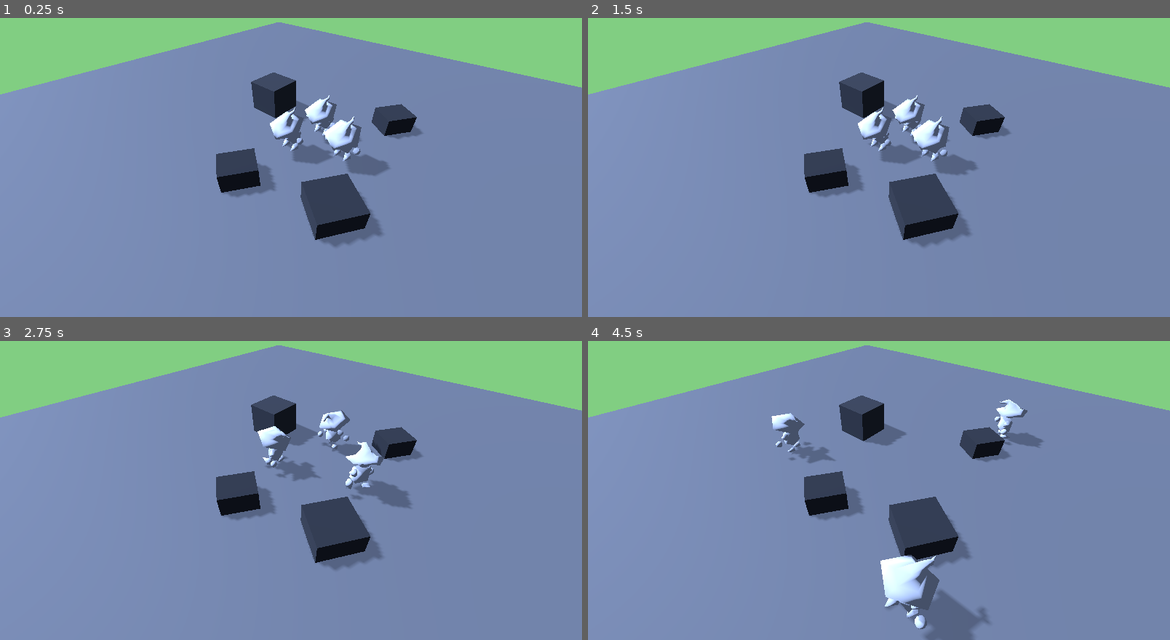
Above: before the commit, frames 1-4 (two rows, left to right).
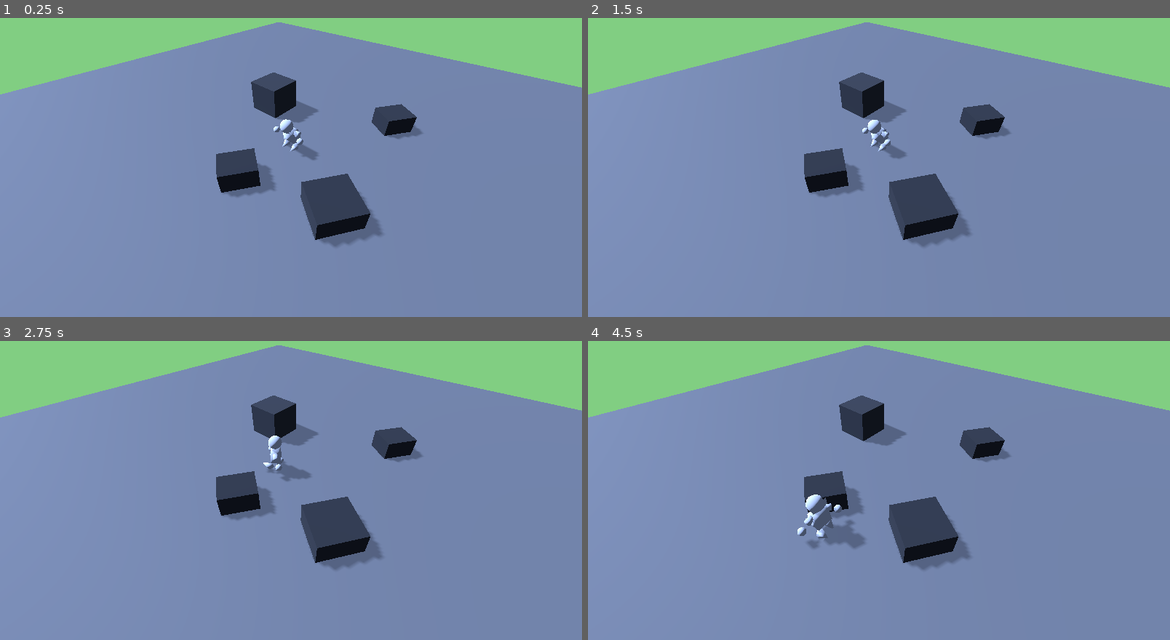
Above: after the commit, the same moments.

Repository: Momonyaro/den-of-adventurers
Game: Godot game, scene res://Scenes/Testing.tscn
Same seed, same stepped clock (60 frames per second), same inputs: the game is played once before the commit and once after it.
Inputs (mouse positions are in pixels of both pictures, inside the frame that each line leads up to):
- Up to frame 1 (0.25 s): no input
- Up to frame 2 (1.5 s): move the mouse to (1007, 137) at 0.52 s; click (1007, 137) at 0.67 s; move the mouse to (762, 170) at 1.27 s; click (762, 170) at 1.42 s
- Up to frame 3 (2.75 s): move the mouse to (349, 403) at 2.02 s; click (349, 403) at 2.17 s
- Up to frame 4 (4.5 s): move the mouse to (849, 541) at 2.77 s; click (849, 541) at 2.92 s; move the mouse to (1053, 526) at 3.52 s; click (1053, 526) at 3.67 s; move the mouse to (704, 427) at 4.27 s; click (704, 427) at 4.42 s

The runs differ from the first frame. In frame 1, 1.9% of the frame differs, in the area x 46-67%, y 25-53%; in frame 2, 1.9%; in frame 3, 2.1%; in frame 4, 4.8%, in the area x 31-79%, y 19-100%.

Commit message:
mapping agents to adventurers

Diff:
--- /dev/null
+++ b/Prefabs/agent.tscn
@@ -0,0 +1,29 @@
+[gd_scene load_steps=4 format=3 uid="uid://bthpxev4cvx8j"]
+
+[ext_resource type="Script" path="res://Scripts/Test/AgentTest.gd" id="1_bjw7s"]
+[ext_resource type="PackedScene" uid="uid://78qqxoqecl1p" path="res://Models/little_guy.glb" id="2_63leg"]
+
+[sub_resource type="CapsuleShape3D" id="CapsuleShape3D_ki8gd"]
+radius = 0.430438
+height = 0.972774
+
+[node name="Agent" type="CharacterBody3D"]
+collision_layer = 64
+script = ExtResource("1_bjw7s")
+
+[node name="CollisionShape3D" type="CollisionShape3D" parent="."]
+transform = Transform3D(1, 0, 0, 0, 1, 0, 0, 0, 1, 0, 0.528857, 0)
+shape = SubResource("CapsuleShape3D_ki8gd")
+
+[node name="little_guy" parent="." instance=ExtResource("2_63leg")]
+
+[node name="NavigationAgent3D" type="NavigationAgent3D" parent="."]
+
+[node name="CHAR_NAME" type="Label3D" parent="."]
+transform = Transform3D(1, 0, 0, 0, 1, 0, 0, 0, 1, 0, 1.30588, 0)
+billboard = 1
+text = "NAME"
+
+[connection signal="input_event" from="." to="." method="_on_input_event"]
+[connection signal="mouse_entered" from="." to="." method="_on_mouse_entered"]
+[connection signal="mouse_exited" from="." to="." method="_on_mouse_exited"]
--- a/Scenes/Testing.tscn
+++ b/Scenes/Testing.tscn
@@ -1,10 +1,9 @@
-[gd_scene load_steps=13 format=3 uid="uid://f64ofd2jr8sn"]
+[gd_scene load_steps=11 format=3 uid="uid://f64ofd2jr8sn"]
 
 [ext_resource type="Script" path="res://Scripts/Data/DataContainer.gd" id="1_8246l"]
 [ext_resource type="Script" path="res://Scripts/Data/TimerContainer.gd" id="2_dls8v"]
 [ext_resource type="Script" path="res://Scripts/Managers/AdventurerManager.gd" id="3_q8kab"]
-[ext_resource type="Script" path="res://Scripts/Test/AgentTest.gd" id="4_bbaja"]
-[ext_resource type="PackedScene" uid="uid://78qqxoqecl1p" path="res://Models/little_guy.glb" id="4_mij7i"]
+[ext_resource type="Script" path="res://Scripts/Managers/AgentManager.gd" id="4_uo78h"]
 
 [sub_resource type="Environment" id="Environment_wun1a"]
 background_mode = 1
@@ -13,10 +12,6 @@
 ambient_light_color = Color(0.290196, 0.337255, 0.439216, 1)
 ambient_light_energy = 0.86
 tonemap_white = 1.74
-
-[sub_resource type="CapsuleShape3D" id="CapsuleShape3D_ki8gd"]
-radius = 0.430438
-height = 0.972774
 
 [sub_resource type="NavigationMesh" id="NavigationMesh_av4e2"]
 vertices = PackedVector3Array(-1.25, 0.0199981, -2.5, 0.25, 0.0199981, -2.75, 0.5, 0.0199981, -3.5, -2.75, 0.0199981, - …(1763 unchanged characters)…
@@ -46,6 +41,10 @@
 unique_name_in_owner = true
 script = ExtResource("3_q8kab")
 
+[node name="Agents" type="Node" parent="."]
+unique_name_in_owner = true
+script = ExtResource("4_uo78h")
+
 [node name="Camera3D" type="Camera3D" parent="."]
 transform = Transform3D(0.752082, -0.437961, 0.492507, 1.49012e-08, 0.747276, 0.664513, -0.65907, -0.499768, 0.562013, 3.18393, 4.02101, 3.68818)
 environment = SubResource("Environment_wun1a")
@@ -62,47 +61,6 @@
 shadow_transmittance_bias = -9.72
 shadow_opacity = 0.6
 shadow_blur = 2.15
-
-[node name="Agent" type="CharacterBody3D" parent="."]
-collision_layer = 64
-script = ExtResource("4_bbaja")
-move_speed = 2.0
-
-[node name="CollisionShape3D" type="CollisionShape3D" parent="Agent"]
-transform = Transform3D(1, 0, 0, 0, 1, 0, 0, 0, 1, 0, 0.528857, 0)
-shape = SubResource("CapsuleShape3D_ki8gd")
-
-[node name="little_guy" parent="Agent" instance=ExtResource("4_mij7i")]
-
-[node name="NavigationAgent3D" type="NavigationAgent3D" parent="Agent"]
-
-[node name="Agent2" type="CharacterBody3D" parent="."]
-transform = Transform3D(1, 0, 0, 0, 1, 0, 0, 0, 1, 1.25196, 0, -0.585099)
-collision_layer = 64
-script = ExtResource("4_bbaja")
-move_speed = 2.0
-
-[node name="CollisionShape3D" type="CollisionShape3D" parent="Agent2"]
-transform = Transform3D(1, 0, 0, 0, 1, 0, 0, 0, 1, 0, 0.528857, 0)
-shape = SubResource("CapsuleShape3D_ki8gd")
-
-[node name="little_guy" parent="Agent2" instance=ExtResource("4_mij7i")]
-
-[node name="NavigationAgent3D" type="NavigationAgent3D" parent="Agent2"]
-
-[node name="Agent3" type="CharacterBody3D" parent="."]
-transform = Transform3D(1, 0, 0, 0, 1, 0, 0, 0, 1, 0.241555, -0.0108199, -1.10955)
-collision_layer = 64
-script = ExtResource("4_bbaja")
-move_speed = 2.0
-
-[node name="CollisionShape3D" type="CollisionShape3D" parent="Agent3"]
-transform = Transform3D(1, 0, 0, 0, 1, 0, 0, 0, 1, 0, 0.528857, 0)
-shape = SubResource("CapsuleShape3D_ki8gd")
-
-[node name="little_guy" parent="Agent3" instance=ExtResource("4_mij7i")]
-
-[node name="NavigationAgent3D" type="NavigationAgent3D" parent="Agent3"]
 
 [node name="NavigationRegion3D" type="NavigationRegion3D" parent="."]
 navigation_mesh = SubResource("NavigationMesh_av4e2")
@@ -140,7 +98,3 @@
 mesh = SubResource("BoxMesh_0jipx")
 skeleton = NodePath("../../NavigationObstacle3D2")
 surface_material_override/0 = SubResource("StandardMaterial3D_jqbs5")
-
-[connection signal="input_event" from="Agent" to="Agent" method="_on_input_event"]
-[connection signal="input_event" from="Agent2" to="Agent2" method="_on_input_event"]
-[connection signal="input_event" from="Agent3" to="Agent3" method="_on_input_event"]
--- a/Scripts/Data/AdventurerPool.gd
+++ b/Scripts/Data/AdventurerPool.gd
@@ -41,15 +41,10 @@
 		return _adv_pool[id];
 	return null;
 
-func get_defined_adv_pool() -> Array[Adventurer]:
-	var pool = _adv_pool.values();
-	var to_return : Array[Adventurer] = [];
-
-	for adv in pool:
-		if adv._defined:
-			to_return.push_back(adv);
-
-	return to_return;
+func get_defined_adv_pool() -> Array:
+	return _adv_pool.values().filter(
+		func(adv: Adventurer): return adv._defined;
+	);
 
 func get_rand_adventurer(guarantee_defined: bool = false) -> Adventurer:
 	var defined_pool = get_defined_adv_pool();
--- a/Scripts/Data/TimerContainer.gd
+++ b/Scripts/Data/TimerContainer.gd
@@ -28,6 +28,10 @@
 	_timers[id] = InternalTimer.new(id, length);
 	print(str(D_T, " -> <", id, "> :: [", _timers[id].get_timer_text(),"] Created."));
 	return id;
+
+func delete_timer(id: String):
+	_timers.erase(id);
+	pass;
 
 func _create_id() -> String:
 	var id = str(_timerIndex,"__timer");
--- a/Scripts/Managers/AdventurerManager.gd
+++ b/Scripts/Managers/AdventurerManager.gd
@@ -1,6 +1,8 @@
 extends Node
 class_name AdventurerManager;
 const D_T = "[ADV_MAN]";
+
+signal new_recruit(id: String);
 
 var _adventurers : Dictionary = {};
 
@@ -13,22 +15,23 @@
 
 func _ready():
 	timers.timer_done.connect(_on_timer_done);
+	new_recruit.connect(_on_new_recruit);
 
 func _process(delta):
 	if recruits().size() == 0 and TIMER_recruit_refresh == "":
-		TIMER_recruit_refresh = timers.create_timer(1200*0.25);
+		TIMER_recruit_refresh = timers.create_timer(60); #1200
 		var adv = data.adv_pool.get_rand_adventurer();
-		adv.TIMER_recruit = timers.create_timer(300*0.25);
+		adv.TIMER_recruit = timers.create_timer(30); #300
+
 		_adventurers[adv._unique_id] = adv;
-		print(str(D_T, " -> New ", adv.race(), " Recruit \"", adv.name(), "\" Created! "));
+		new_recruit.emit(adv._unique_id);
 	pass;
 
-func recruits() -> Array[String]:
-	var to_return : Array[String];
-	for adv in _adventurers.values():
-		if adv._status == Adventurer.Status.RECRUIT:
-			to_return.push_back(adv._unique_id);
-	return to_return;
+func recruits() -> Array:
+	return _adventurers.values().filter(
+		func(adv: Adventurer): return adv._status == Adventurer.Status.RECRUIT).map(
+		func(adv: Adventurer): return adv._unique_id
+	);
 
 func _on_timer_done(id: String):
 	match id:
@@ -38,3 +41,7 @@
 
 	for adv in _adventurers.values():
 		adv._on_timer_done(id);
+
+func _on_new_recruit(id: String):
+	var adv = _adventurers[id];
+	print(str(D_T, " -> New ", adv.race(), " Recruit \"", adv.name(), "\" Created! "));
--- /dev/null
+++ b/Scripts/Managers/AgentManager.gd
@@ -0,0 +1,19 @@
+extends Node;
+class_name AgentManager;
+const D_T = "[AGENT_M]";
+
+var prefab_agent = preload("res://Prefabs/agent.tscn");
+@onready var adv_manager : AdventurerManager = get_node("%Adventurers");
+
+func _ready():
+	adv_manager.new_recruit.connect(_on_new_recruit);
+	pass;
+
+func _on_new_recruit(id: String):
+	var instance = prefab_agent.instantiate();
+	var name = adv_manager._adventurers[id].name();
+	instance.name = name;
+	instance.adv_id = id;
+	add_child(instance);
+	instance.set_position(Vector3(0, 0, 0));
+	pass;
--- a/Scripts/Test/AgentTest.gd
+++ b/Scripts/Test/AgentTest.gd
@@ -2,22 +2,27 @@
 
 @onready var nav_agent = $NavigationAgent3D;
 @onready var model = $little_guy;
+@onready var adv_manager : AdventurerManager = get_node("/root/Root/Adventurers");
+@onready var timers : TimerContainer = get_node("/root/Root/Timers");
 @onready var nav_target_pos = global_transform.origin;
 @onready var start_point = global_transform.origin;
 
-@export var move_speed = 5.0;
+@export var move_speed = 2.0;
 @export var idle_time = 2.5;
 var timer = 0;
 var current_anim = "CHEER";
 var anim_player = null;
+var adv_id = "";
 
 func _ready():
+	$CHAR_NAME.visible = false;
 	anim_player = model.find_child("AnimationPlayer");
-	anim_player.play("CHEER", 0.1);
+	anim_player.play("CHEER", 0);
 	var test = model.find_child("HAT_MAGICIAN");
-	var rand = bool(randi_range(0, 1));
-	if rand:
+	if bool(randi_range(0, 1)):
 		test.hide();
+	else:
+		test.show();
 
 func _process(delta):
 	if current_anim == "CHEER":
@@ -70,10 +75,30 @@
 	current_anim = name;
 	return true;
 
-
 func _on_input_event(camera, event, position, normal, shape_idx):
 	if event is InputEventMouseButton:
 		if event.button_index == MOUSE_BUTTON_LEFT:
-			if try_set_anim("CHEER"):
-				anim_player.play(current_anim, 0.25);
+			var adv: Adventurer = adv_manager._adventurers[adv_id];
+			if adv._status == Adventurer.Status.RECRUIT:
+				adv.set_status(Adventurer.Status.IDLE);
+				timers.delete_timer(adv.TIMER_recruit);
+				adv.TIMER_recruit = "";
+				$CHAR_NAME.text = str(adv.name(), " : ", Adventurer.Status.keys()[adv._status]);
+				if try_set_anim("CHEER"):
+					anim_player.play(current_anim, 0.25);
+	pass;
+
+
+func _on_mouse_entered():
+	if not adv_manager._adventurers.has(adv_id):
+		pass;
+
+	var adv = adv_manager._adventurers[adv_id];
+	$CHAR_NAME.text = str(adv.name(), " : ", Adventurer.Status.keys()[adv._status]);
+	$CHAR_NAME.visible = true;
 	pass # Replace with function body.
+
+
+func _on_mouse_exited():
+	$CHAR_NAME.visible = false;
+	pass # Replace with function body.
